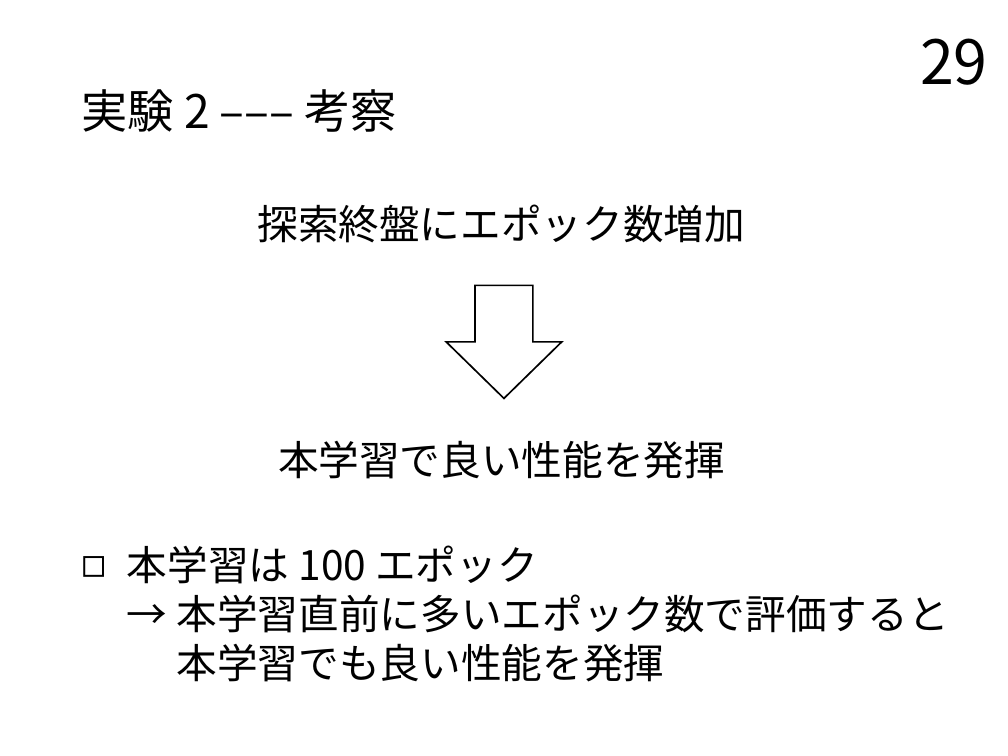
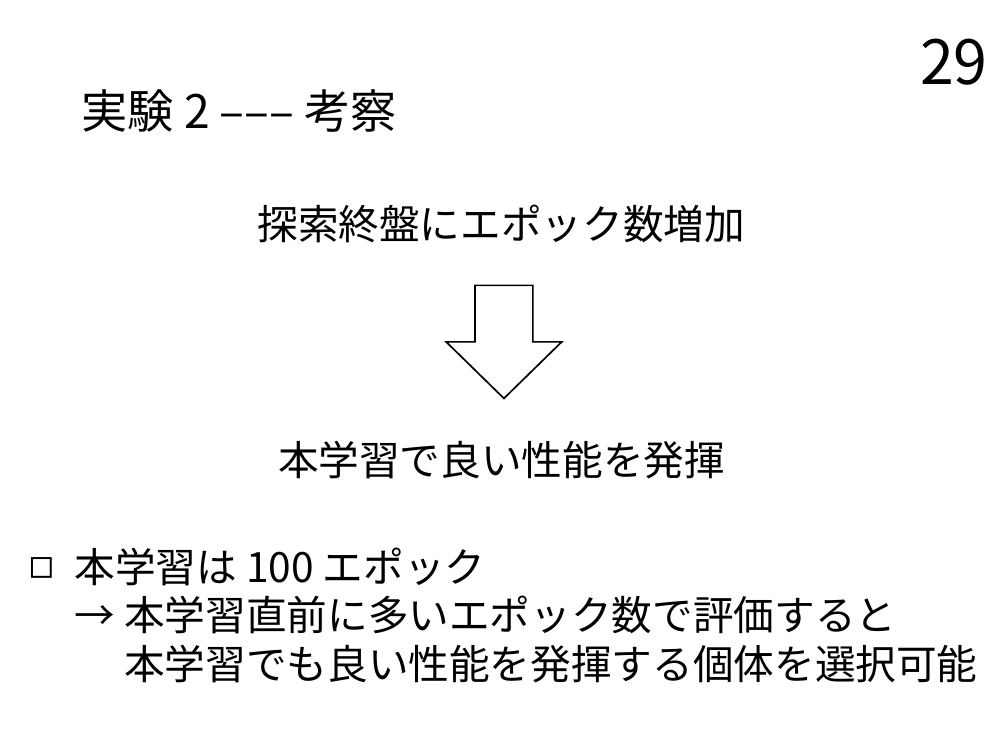
Before and after one commit to TairaTomotaka/kadai, a slide deck: slide 29 of prsn/20230124_prsn_taira.pptx. Drawn at 1008x756 pixels with LibreOffice and Linux fonts; fonts in the diff are those of the drawing. Boxes give left, top, right and bottom in pixels: in the first picture for what was removed or moved away, otherwise in the second. Text is boxed around its words. In the diff, an @@ line names an element or a change of style, - is before the commit and + after.

```diff
--- a/prsn/20230124_prsn_taira.pptx
+++ b/prsn/20230124_prsn_taira.pptx
@@ text at bbox=[75, 547, 977, 683]: text changed @@
-◻ 本学習は 100 エポック
-  → 本学習直前に多いエポック数で評価すると
-  本学習でも良い性能を発揮
+◻ 本学習は 100 エポック
+  → 本学習直前に多いエポック数で評価すると
+  本学習でも良い性能を発揮する個体を選択可能
```
Also in this commit, not shown: 1 other file.
